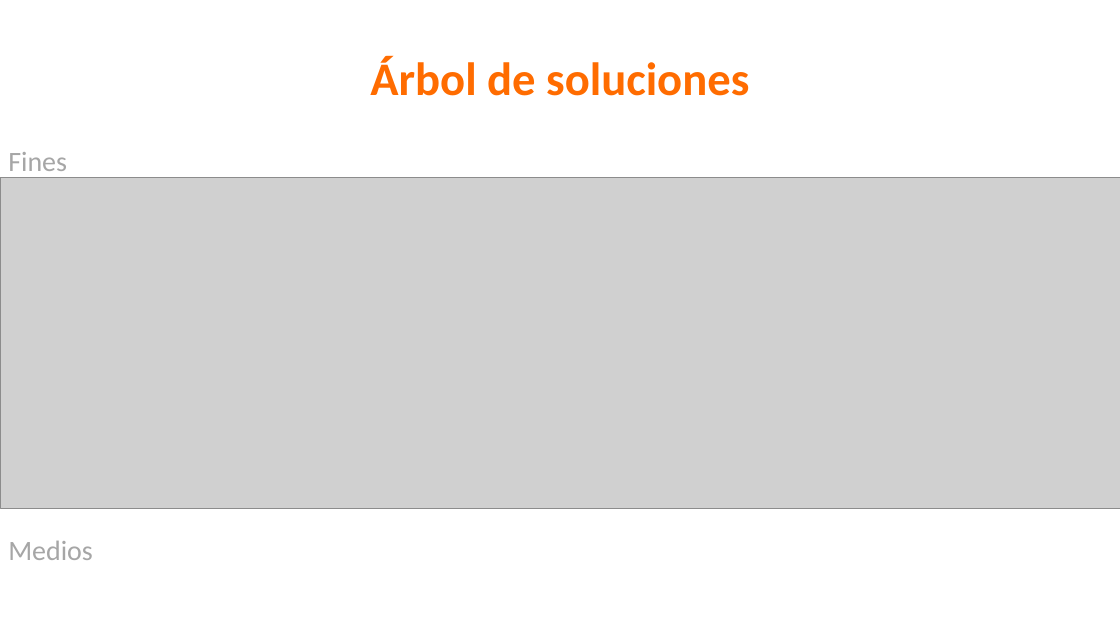
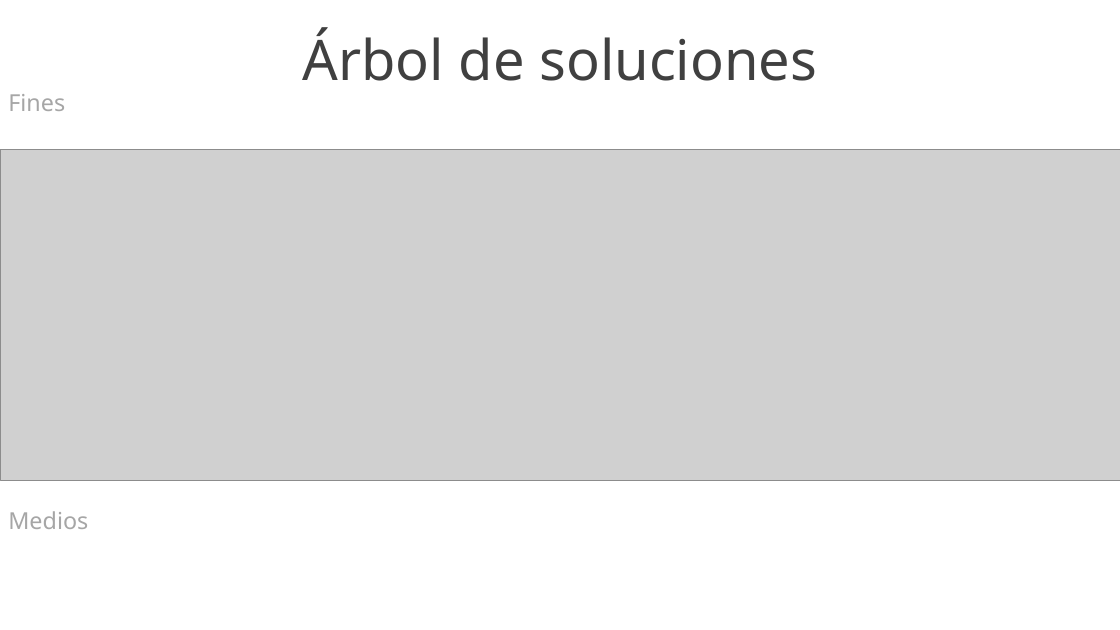
Before and after one commit to yeseniaquejada/SERVICE_MARKET, a slide deck: slide 5 of PROYECTO FORMATIVO.pptx. Drawn at 1120x630 pixels with LibreOffice and Linux fonts; fonts in the diff are those of the drawing; grey boxes stand for pictures; background and template pictures are left out. Boxes give left, top, right and bottom in pixels: in the first picture for what was removed or moved away, otherwise in the second. Text is boxed around its words. In the diff, an @@ line names an element or a change of style, - is before the commit and + after.

```diff
--- a/PROYECTO FORMATIVO.pptx
+++ b/PROYECTO FORMATIVO.pptx
@@ text "Árbol de soluciones": place and size @@
-text "Árbol de soluciones" at (370,56,749,96)
+text "Árbol de soluciones" at (303,28,817,81)
@@ text "Árbol de soluciones" at (303,28,817,81): size 40 to 48 pt, font Calibri to Noto Sans, text colour #FF6C00 to #404040, bold off @@
@@ text "Fines" at (8,94,65,111): size 24 to 20 pt, font Calibri to Noto Sans @@
@@ text "Fines": place and size @@
-text "Fines" at (8,152,67,178)
+text "Fines" at (8,94,65,111)
@@ picture: place and size @@
-picture at (0,177,1120,508)
+picture at (0,150,1120,481)
@@ text "Medios": place and size @@
-text "Medios" at (8,541,93,560)
+text "Medios" at (8,511,88,529)
@@ text "Medios" at (8,511,88,529): size 24 to 20 pt, font Calibri to Noto Sans @@
```
Also in this commit, not shown: 26 other slides changed, 2 slides added, 3 slides removed, 6 other files.
